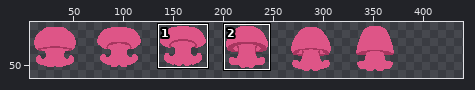
Two states of a sprite sheet, godot/assets/gfx/jellysheat.png. Above, an overview of the earlier version with the close-up marked.
Close-up. As it was:
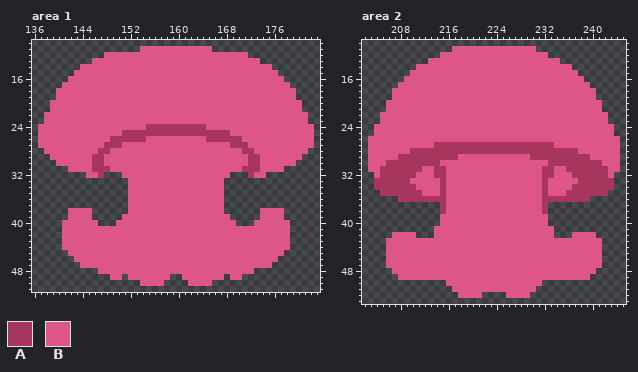
The file is 384x64 pixels. Shown: area 1: x 136..183, y 10..51; area 2: x 202..245, y 10..53. The old version is drawn lined up with the new one, on the new canvas. The wide view leaves out empty margins. The commit also changed other parts of the picture, which this record leaves out.
Palette (. is transparent): A #a7365f  B #de5587
Pixels before, area 1, first column x 137:
11 .................BBBBBBBBBBBB.................
12 ...........BBBBBBBBBBBBBBBBBBBBBBBB...........
13 .........BBBBBBBBBBBBBBBBBBBBBBBBBBBB.........
14 .......BBBBBBBBBBBBBBBBBBBBBBBBBBBBBBBB.......
15 ......BBBBBBBBBBBBBBBBBBBBBBBBBBBBBBBBBB......
16 .....BBBBBBBBBBBBBBBBBBBBBBBBBBBBBBBBBBBB.....
17 ....BBBBBBBBBBBBBBBBBBBBBBBBBBBBBBBBBBBBBB....
18 ...BBBBBBBBBBBBBBBBBBBBBBBBBBBBBBBBBBBBBBBB...
19 ...BBBBBBBBBBBBBBBBBBBBBBBBBBBBBBBBBBBBBBBB...
20 ..BBBBBBBBBBBBBBBBBBBBBBBBBBBBBBBBBBBBBBBBBB..
21 ..BBBBBBBBBBBBBBBBBBBBBBBBBBBBBBBBBBBBBBBBBB..
22 .BBBBBBBBBBBBBBBBBBBBBBBBBBBBBBBBBBBBBBBBBBBB.
23 .BBBBBBBBBBBBBBBBBBBBBBBBBBBBBBBBBBBBBBBBBBBB.
24 BBBBBBBBBBBBBBBBBBAAAAAAAAAABBBBBBBBBBBBBBBBBB
25 BBBBBBBBBBBBBBAAAAAAAAAAAAAAAAAABBBBBBBBBBBBBB
26 BBBBBBBBBBBBAAAAAABBBBBBBBBBAAAAAABBBBBBBBBBBB
27 BBBBBBBBBBBAAABBBBBBBBBBBBBBBBBBAAABBBBBBBBBBB
28 .BBBBBBBBBAABBBBBBBBBBBBBBBBBBBBBBAABBBBBBBBB.
29 ..BBBBBBBAABBBBBBBBBBBBBBBBBBBBBBBBAABBBBBBB..
30 ...BBBBBBAABBBBBBBBBBBBBBBBBBBBBBBBAABBBBBB...
31 .....BBBBAAABBBBBBBBBBBBBBBBBBBBBBAAABBBB.....
32 ........BBA...BBBBBBBBBBBBBBBBBB...ABB........
33 ...............BBBBBBBBBBBBBBBB...............
34 ...............BBBBBBBBBBBBBBBB...............
35 ...............BBBBBBBBBBBBBBBB...............
36 ...............BBBBBBBBBBBBBBBB...............
37 ...............BBBBBBBBBBBBBBBB...............
38 .....BBBB......BBBBBBBBBBBBBBBB......BBBB.....
39 .....BBBB.....BBBBBBBBBBBBBBBBBB.....BBBB.....
40 ....BBBBBB...BBBBBBBBBBBBBBBBBBBB...BBBBBB....
41 ....BBBBBBBBBBBBBBBBBBBBBBBBBBBBBBBBBBBBBB....
42 ....BBBBBBBBBBBBBBBBBBBBBBBBBBBBBBBBBBBBBB....
43 ....BBBBBBBBBBBBBBBBBBBBBBBBBBBBBBBBBBBBBB....
44 ....BBBBBBBBBBBBBBBBBBBBBBBBBBBBBBBBBBBBBB....
45 .....BBBBBBBBBBBBBBBBBBBBBBBBBBBBBBBBBBBB.....
46 ......BBBBBBBBBBBBBBBBBBBBBBBBBBBBBBBBBB......
47 .......BBBBBBBBBBBBBBBBBBBBBBBBBBBBBBBB.......
48 ..........BBBBBBBBBBBBBBBBBBBBBBBBBB..........
49 ............BB.BBBBBBB..BBBBBBB.BB............
50 .................BBBB....BBBB.................
Pixels before, area 2, first column x 203:
11 ..............BBBBBBBBBBBBBB..............
12 ............BBBBBBBBBBBBBBBBBB............
13 ..........BBBBBBBBBBBBBBBBBBBBBB..........
14 ........BBBBBBBBBBBBBBBBBBBBBBBBBB........
15 .......BBBBBBBBBBBBBBBBBBBBBBBBBBBB.......
16 ......BBBBBBBBBBBBBBBBBBBBBBBBBBBBBB......
17 .....BBBBBBBBBBBBBBBBBBBBBBBBBBBBBBBB.....
18 ....BBBBBBBBBBBBBBBBBBBBBBBBBBBBBBBBBB....
19 ....BBBBBBBBBBBBBBBBBBBBBBBBBBBBBBBBBB....
20 ...BBBBBBBBBBBBBBBBBBBBBBBBBBBBBBBBBBBB...
21 ...BBBBBBBBBBBBBBBBBBBBBBBBBBBBBBBBBBBB...
22 ..BBBBBBBBBBBBBBBBBBBBBBBBBBBBBBBBBBBBBB..
23 ..BBBBBBBBBBBBBBBBBBBBBBBBBBBBBBBBBBBBBB..
24 .BBBBBBBBBBBBBBBBBBBBBBBBBBBBBBBBBBBBBBBB.
25 .BBBBBBBBBBBBBBBBBBBBBBBBBBBBBBBBBBBBBBBB.
26 BBBBBBBBBBBBBBBBBBBBBBBBBBBBBBBBBBBBBBBBBB
27 BBBBBBBBBBBAAAAAAAAAAAAAAAAAAAABBBBBBBBBBB
28 BBBBBBBAAAAAAAAAAAAAAAAAAAAAAAAAAAABBBBBBB
29 BBBBBAAAAAAAAAABBBBBBBBBBBBAAAAAAAAAABBBBB
30 BBBAAAAAAAAABBBBBBBBBBBBBBBBBBAAAAAAAAABBB
31 BBAAAAAAABBAABBBBBBBBBBBBBBBBAABBAAAAAAABB
32 .BAAAAAABBBAABBBBBBBBBBBBBBBBAABBBAAAAAAB.
33 .AAAAAABBBBBABBBBBBBBBBBBBBBBABBBBBAAAAAA.
34 .AAAAAAABBBBABBBBBBBBBBBBBBBBABBBBAAAAAAA.
35 ..AAAAAAABBBABBBBBBBBBBBBBBBBABBBAAAAAAA..
36 .....AAAAAAAABBBBBBBBBBBBBBBBAAAAAAAA.....
37 ............ABBBBBBBBBBBBBBBBA............
38 ............ABBBBBBBBBBBBBBBBA............
39 ............BBBBBBBBBBBBBBBBBB............
40 ............BBBBBBBBBBBBBBBBBB............
41 ...........BBBBBBBBBBBBBBBBBBBB...........
42 ....BBBB...BBBBBBBBBBBBBBBBBBBB...BBBB....
43 ...BBBBBBBBBBBBBBBBBBBBBBBBBBBBBBBBBBBB...
44 ...BBBBBBBBBBBBBBBBBBBBBBBBBBBBBBBBBBBB...
45 ...BBBBBBBBBBBBBBBBBBBBBBBBBBBBBBBBBBBB...
46 ...BBBBBBBBBBBBBBBBBBBBBBBBBBBBBBBBBBBB...
47 ...BBBBBBBBBBBBBBBBBBBBBBBBBBBBBBBBBBBB...
48 ....BBBBBBBBBBBBBBBBBBBBBBBBBBBBBBBBBB....
49 .....BBBBBBBBBBBBBBBBBBBBBBBBBBBBBBBB.....
50 .............BBBBBBBBBBBBBBBB.............
51 ..............BBBBBBBBBBBBBB..............
52 ...............BBBB....BBBB...............
Now the later version:
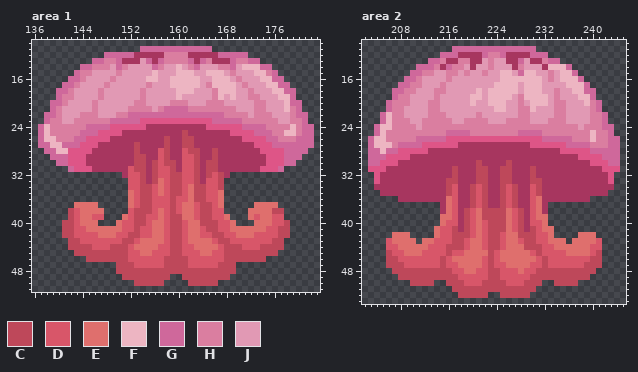
Colours new in this view: C #be485a  D #d85669  E #df6f6d  F #edb5c2  G #cf689b  H #da7ea0  J #e199b4
From old to new:
canvas 384x64 -> 448x64
Changed rows in their new state; - is an unchanged pixel.
Area 1:
first column x 137:
11 -----------------GGGGGGGGGGGG-----------------
12 -----------GGGGGAAAAAHHHHAAAAAGGGGG-----------
13 ---------GGHHGAAAJGAGHHHHGAGHAAAGHHGG---------
14 -------GGHHHJGHJJJJGHJJFJHGJJJHHGJFFFGG-------
15 ------GHHJJJJHJJJJJFJJJFFFJJFFFJHJJJFFHG------
16 -----GGHJJJJHJJJJJFFJJFFFFFJJFFFJHJJJFFGG-----
17 ----GGHJJJJHJJJJJJHJJJFFFFFJHFFFFJHJJJFFGG----
18 ---GGHJJJJHJJJJJJHJJJJJFFFJJJHFFFJJHJJJFFGG---
19 ---GHHJJJJHJJJJJJHJJJJJFJJJJJHFJFJJHHJJJFFG---
20 --GGHJJJJHJJJJJJHHJJJJHHHJJJHHHJJJJJHHJJJFGG--
21 --GHJJJJJHJJJJJHHHHJHGGGGHHHHHHHHJJJHHJJJFHG--
22 -GGHJJJHHHJJJHHGGGGGGGGGGGGGGGGHHHHJHHHJJJHGG-
23 -GHHJJHHHHHHGGGGG------------GGGGGHHHHHHJJHHG-
24 GFHHHHHHGGGG----------------------GGGGHHHHFHGG
25 GFHHHHHGGG--------------C-----------GGGHHFFHGG
26 GFFHHHGG----------AAACAACCAA----------GGHHHGGG
27 GGFFGGG---A---AACAAAACAACCAAAAAA---A---GGGGGGG
28 -GGFF----A--AAAACAAADCAADCCAACAAAA--A----GGGG-
29 --GGG---A--AAAAACCAADCAADDCAACAAAAA--A---GGG--
30 ---GG---A--AAAAACCACDCCADDCACCAAAAA--A---GG---
31 -----G------AAADCCACDDCADDCACCAAAA------G-----
32 --------...---ADDCACDDCCDDCACDCA---...--------
33 ---------------DDCACEDCCDDCADDC---------------
34 ---------------DDCCDEDCCDECCDDC---------------
35 ---------------EDCCDEDCCDECCDDE---------------
36 ---------------EDCCDDDCDDECCDDE---------------
37 ------EEEE-----EDCCDDDCDEEDCCDE-----EEEE------
38 -----CDEEEE----DCCCDEDCDEEDCCDD----EEEECC-----
39 -----CDEEDD---EDCCDDEDCCEEDCCDDE---EDEEDD-----
40 ----CCDEEE---EDDCCDEEDCCDEECCCDDE---EEEDDC----
41 ----CCDDEEEEEEDDCDDEEDCCDEEDCCDDEEEEEEDDCC----
42 ----CCDDDDEEEDDCCDDEEDCCDEEDDCCDDEEEDDDDCC----
43 ----.CCDDDDDDDCCDEEEEDCCDEEEEDCCDDDDDDDCC.----
44 ----.CCCCDDDCCCDEEEEDDCCDDEEEEDCCCDDDCCCC.----
45 -----.CCCCCCCCCDDEEDDDCCDDDEEDDCCCCCCCCC.-----
46 ------..CCCCCCCDDDDDDCCCCDDDDDDCCCCCCC..------
47 -------......CCCDDDDDCCCCDDDDDCCC......-------
48 ----------...CCCCCCCCCCCCCCCCCCCC...----------
49 ------------..CCCCCCCC--CCCCCCCC..------------
50 ----------------CCCCC----CCCCC----------------
Area 2:
first column x 203:
11 --------------GGGGGGGGGGGGGG--------------
12 ------------GGGAAAAGHHGAAAAGGG------------
13 ----------GGHAAHHAAJHJJAAGJAAHGG----------
14 --------GGGHAGHHJAJJHJJJAHJJJAFFFG--------
15 -------GGHHJJHHJHJJHJJFFJGFFJJHJFFG-------
16 ------GGHJJJJHJJJJJJJJFFFFFFFJHJFFFG------
17 -----GGHHJJJHJJJJJJJJFFFFJFFFJJJJFFFG-----
18 ----GGHHJJJHHJJJJJFJFFFFFJFFFJJHJJFFGG----
19 ----GHHJJJJHJJJJJFFJFFFFJHFFFFJHJJJFFG----
20 ---GHHHJJJHHJJJJJFJJFFFJJHJFFFJHHJJJFHG---
21 ---GHHJJJJHHJJJJJJJJJFFJJHHFJJJHHJJJJHG---
22 --GFHHJJJJHHHJJJJJHJJJJJJHHJJJJHHJJJJHHG--
23 --GFHHHJJHHHHHJJHHHHJJJHHHHJJJHHHJJJJHHG--
24 -GFFHHHHJHHHHHHHHHHHHHHHHHHHHHHHHHHJHHHGG-
25 -GFHHHHHHHHHHGGGGHHHHHHHHGGGGHHHHHHHHFHHG-
26 GFFHHHHHGGGGG----------------GGGGGHHHFHHGG
27 GFFFHGGGG--BBBB------------BBBB--GGGGHHHGG
28 GGFGG--BBB----------------------BBB--GGGGG
29 GGG--BB--------AAAAAAAAAAAA--------BB--GGG
30 GG-BB-------AAAAAACAAAACAAAAAA-------BB-GG
31 --B------AA--ACAAACCAACCAAACA--AA------B--
32 --------AAA--ACAAACCAACCAAACA--AAA--------
33 -B-----AAAAA-CCAAACCAACCAAACC-AAAAA-----B-
34 --------AAAA-CDAACDCAACDCAADC-AAAA--------
35 ---------AAA-CDAACDCAACDCAADC-AAA---------
36 -------------EDAACDCAACDCAADE-------------
37 -------------EDAACDCAACDCAADE-------------
38 -------------EDACDECCCCEDCADE-------------
39 ------------EEDACDECCCCEDCADEE------------
40 ------------EDDACDEDCCCEDCADDE------------
41 -----------EDDCACDEDCCCEDCACDEE-----------
42 ----EEE.---EDDCCCDEDCCDEECCCDDE---.EEE----
43 ---DEEEE.EEDDDCCDEEDCCDEEDCCDDEEE.EEEED---
44 ---DDEEEEEDDDCCCDEEDCCDEEECCCDDEEEEEEDD---
45 ---CDDEEEDDDDCDDEEEECDEEEEEDCDDDDEEEEDC---
46 ---CCDDDDDDDCDEEEEEDCDEEEEEEDCDDDDDDDCC---
47 ---CCCDDDDDDCDDEEEEDCDDEEEEDDCDDDDDDCCC---
48 ----CCCCCCCCCCDDEEDDCCDDDEDDCCCCCCCCCC----
49 -----CCCCCCCCCCDDDDDCCDDDDDCCCCCCCCCC-----
50 -------CCCC--CCCDDDCCCCDDDCCC--CCCC-------
51 --------------CCCCCCCCCCCCCC--------------
52 ---------------CCCCC--CCCCC---------------
Where, in picture pixels (left, top, right, bottom), the same in both close-ups:
changed: (38, 46, 314, 286)
changed: (368, 46, 620, 298)
